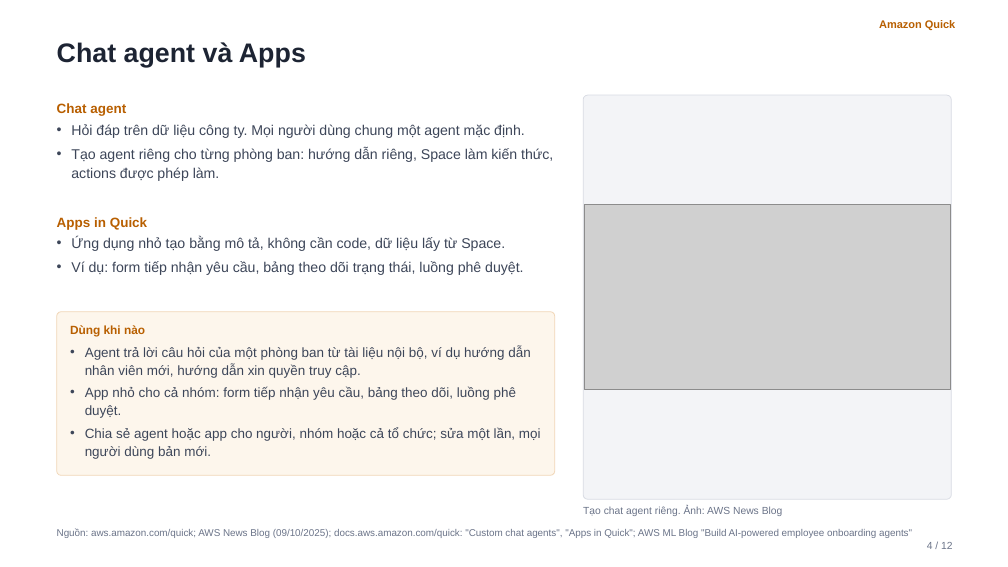
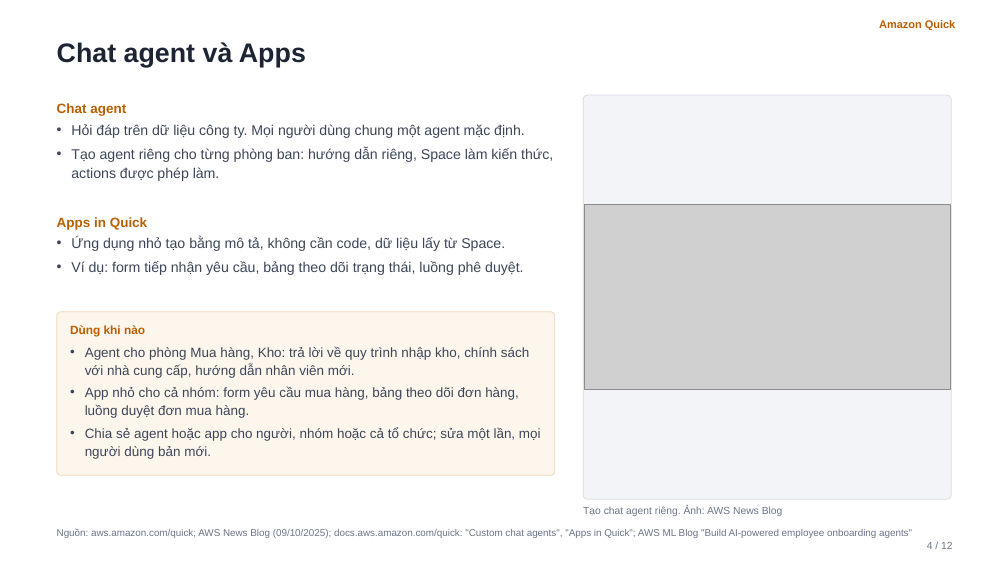
Before and after one commit to hiepnhoc/HiGa, a slide deck: slide 4 of public/slides/amazon-quick/amazon-quick.pptx. Drawn at 1008x567 pixels with LibreOffice and Linux fonts; fonts in the diff are those of the drawing; grey boxes stand for pictures. Boxes give left, top, right and bottom in pixels: in the first picture for what was removed or moved away, otherwise in the second. Text is boxed around its words. In the diff, an @@ line names an element or a change of style, - is before the commit and + after.

```diff
--- a/public/slides/amazon-quick/amazon-quick.pptx
+++ b/public/slides/amazon-quick/amazon-quick.pptx
@@ text at <box>85,346,529,418</box>: text changed @@
-• Agent trả lời câu hỏi của một phòng ban từ tài liệu nội bộ, ví dụ hướng dẫn nhân viên mới, hướng dẫn xin quyền truy cập.
-• App nhỏ cho cả nhóm: form tiếp nhận yêu cầu, bảng theo dõi, luồng phê duyệt.
+• Agent cho phòng Mua hàng, Kho: trả lời về quy trình nhập kho, chính sách với nhà cung cấp, hướng dẫn nhân viên mới.
+• App nhỏ cho cả nhóm: form yêu cầu mua hàng, bảng theo dõi đơn hàng, luồng duyệt đơn mua hàng.
```
Also in this commit, not shown: 6 other slides changed, 3 other files.
